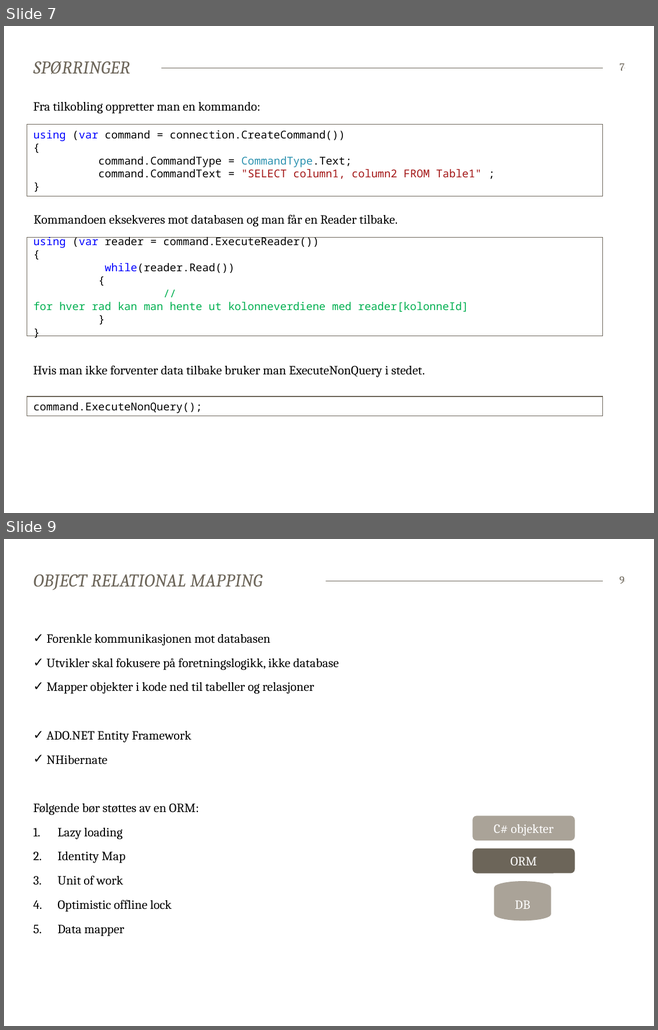
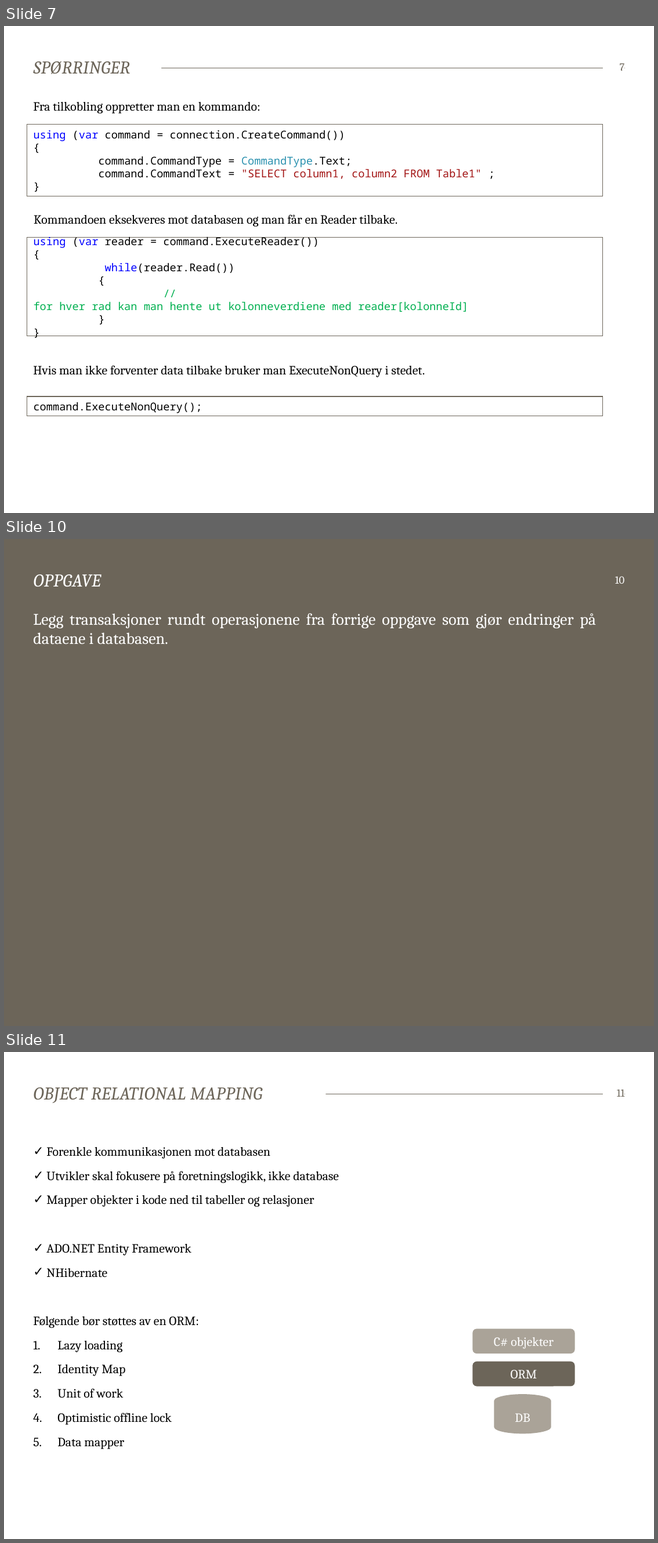
Before and after one commit to bekk/dotnetkurs, a slide deck: persistingData/persistingData.pptx. Shown one above the other, each under a label of ours: slides 7 and 9 before the commit, slides 7, 10 and 11 after it; the slides between them are not shown. The pictures are 658x1030 and 658x1543 pixels, drawn with LibreOffice and Linux fonts; fonts in the diff are those of the drawing. Boxes give left, top, right and bottom in pixels: in the first picture for what was removed or moved away, otherwise in the second. Text is boxed around its words. In the diff, an @@ line names an element or a change of style, - is before the commit and + after.

```diff
--- a/persistingData/persistingData.pptx
+++ b/persistingData/persistingData.pptx
@@ slide 10 added at (4,539,654,1026), background #6C6559; not listed: 1 template element that a slide beside it also shows @@
@@ title added at (34,574,101,587), 20 pt, text #FFFFFF, italic @@
+OPPGAVE
@@ page number added at (615,576,624,584), 12 pt, text #FFFFFF @@
+10
@@ text added at (33,613,596,645), 18 pt, text #FFFFFF @@
+Legg transaksjoner rundt operasjonene fra forrige oppgave som gjør endringer på dataene i databasen.
@@ what was slide 9 is now slide 11 @@
@@ page number at (616,1089,624,1097): text changed @@
-9
+11
```
Also in this commit, not shown: 15 slides changed, 4 other slides added.
